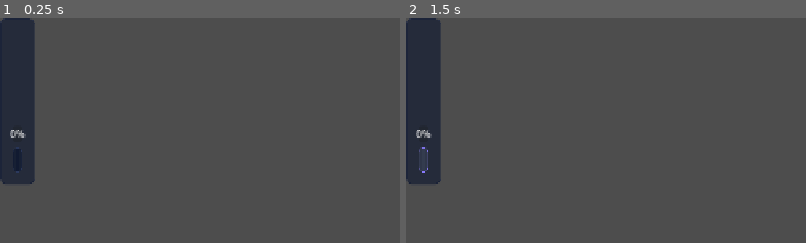
Above: before the commit, frames 1-2 (left to right).
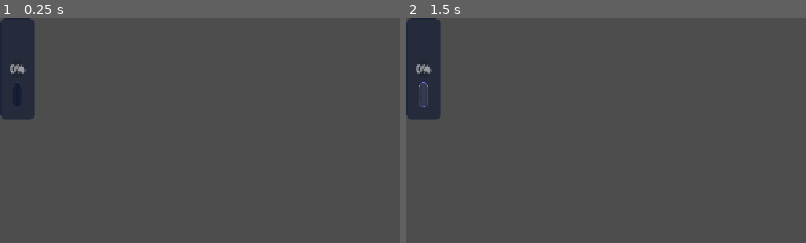
Above: after the commit, the same moments.

Repository: franciscoCapa27/Squared_2
Game: Godot game, scene res://scenes/ui/PassiveGeneratorCard.tscn
The game is run twice, just before and just after one commit, with the same random seed, the same clock (stepped at 60 frames per second) and the same inputs. This scene is started directly instead of the project's main scene.
Inputs (mouse positions are % of the whole screen's width and height, from its top left; square brackets give the same spot before the commit, where the layout moved):
- Up to frame 1 (0.25 s): no input
- Up to frame 2 (1.5 s): click (2, 17) [2, 32] at 0.5 s; click (2, 17) [2, 32] at 1.25 s
The pictures show only the part of the screen within x 0-50%, y 0-50%; the shares and areas given below are measured in that part.

The runs differ from the first frame. In frame 1, 2.6% of the frame differs, in the area x 0-9%, y 20-74%; in frame 2, 2.6%.

Commit message:
feat(ui): compress passive generator cards (#174)
Keep live passive state, effect summaries, progress, costs, and upgrade behavior while removing the default history and mechanics wall.

Diff:
--- a/squared-2/scenes/ui/PassiveGeneratorCard.tscn
+++ b/squared-2/scenes/ui/PassiveGeneratorCard.tscn
@@ -24,11 +24,10 @@
 layout_mode = 2
 clip_text = true
 
-[node name="StatusLabel" type="RichTextLabel" parent="CardMargin/CardVBox" unique_id=349251385]
+[node name="StatusLabel" type="Label" parent="CardMargin/CardVBox" unique_id=349251385]
 unique_name_in_owner = true
-custom_minimum_size = Vector2(0, 120)
 layout_mode = 2
-bbcode_enabled = true
+autowrap_mode = 3
 
 [node name="ProgressBar" type="ProgressBar" parent="CardMargin/CardVBox" unique_id=1214539390]
 unique_name_in_owner = true
--- a/squared-2/scripts/ui/passive_generator_card.gd
+++ b/squared-2/scripts/ui/passive_generator_card.gd
@@ -4,7 +4,7 @@
 signal upgrade_requested(generator_id: String)
 
 @onready var title_label: Label = %TitleLabel
-@onready var status_label: RichTextLabel = %StatusLabel
+@onready var status_label: Label = %StatusLabel
 @onready var progress_bar: ProgressBar = %ProgressBar
 @onready var upgrade_button: Button = %UpgradeButton
 
@@ -21,7 +21,7 @@
 	add_theme_stylebox_override("panel", ThemeSystem.make_card_style())
 
 	ThemeTextHelper.apply_primary_label(title_label)
-	ThemeTextHelper.apply_detail_rich_text(status_label)
+	ThemeTextHelper.apply_body_label(status_label)
 	ThemeButtonHelper.apply_button_theme(upgrade_button)
 
 
@@ -44,10 +44,21 @@
 	title_label.text = generator_instance.get_display_name()
 
 	if not generator_instance.is_unlocked:
-		status_label.text = "Locked."
+		status_label.text = "Locked"
 		progress_bar.visible = false
 		upgrade_button.visible = false
 		return
+
+	var is_active: bool = generator_instance.is_active()
+	var activity_state: String = "Active" if is_active else "Inactive"
+	var effect_prefix: String = "" if is_active else "When active: "
+	status_label.text = "Level %s / %s · %s\n%s%s" % [
+		generator_instance.level,
+		generator_instance.get_max_level(),
+		activity_state,
+		effect_prefix,
+		_get_effect_summary(generator_instance)
+	]
 
 	upgrade_button.visible = true
 	upgrade_button.disabled = upgrade_request_pending or not PassiveSystem.can_upgrade_generator(generator_id)
@@ -65,48 +76,21 @@
 		NumberFormatter.cost(float(generator_instance.get_next_level_cost()))
 	]
 
-	if not generator_instance.is_active():
+	if not is_active:
+		progress_bar.value = 0.0
 		progress_bar.visible = false
-		status_label.text = (
-			"Unlocked, inactive this run.\n\n"
-			+ "Level: 0 / %s\n" % generator_instance.get_max_level()
-			+ "Buy Level 1 to start passive generation.\n\n"
-			+ "Level 1:\n"
-			+ "- Interval: %s\n" % NumberFormatter.seconds(generator_instance.definition.base_interval_seconds)
-			+ "- Extraction: %s\n\n" % NumberFormatter.percent(generator_instance.definition.base_extraction_rate)
-			+ "Run levels persist after buying a Trait."
-		)
 		return
 
 	progress_bar.visible = true
 	progress_bar.value = generator_instance.get_progress_ratio()
 
-	var last_pulse_text: String = "None"
 
-	if generator_instance.last_target_square_id != "":
-		last_pulse_text = "+%s Squares from %s" % [
-			NumberFormatter.amount(generator_instance.last_payout),
-			generator_instance.last_target_square_id
-		]
-
-	var next_level_text: String = "Max level reached"
-
-	if generator_instance.level < generator_instance.get_max_level():
-		next_level_text = "Next Level Cost: %s Squares" % NumberFormatter.cost(float(generator_instance.get_next_level_cost()))
-
-	status_label.text = (
-		"Level: %s / %s\n\n" % [
-			generator_instance.level,
-			generator_instance.get_max_level()
-		]
-		+ "- Interval: %s\n" % NumberFormatter.seconds(generator_instance.definition.base_interval_seconds)
-		+ "- Extraction: %s\n\n" % NumberFormatter.percent(generator_instance.definition.base_extraction_rate)
-		+ "Targeting: %s\n\n" % _get_targeting_text(generator_instance)
-		+ "Last Pulse: %s\n" % last_pulse_text
-		+ "Lifetime Pulses This Run: %s\n" % NumberFormatter.integer_amount(generator_instance.lifetime_pulses)
-		+ "Squares This Run: %s\n\n" % NumberFormatter.amount(generator_instance.lifetime_squares_generated)
-		+ next_level_text
-	)
+func _get_effect_summary(generator_instance: PassiveGeneratorInstance) -> String:
+	return "Lightly clicks %s every %s at %s strength." % [
+		_get_targeting_text(generator_instance),
+		NumberFormatter.seconds(generator_instance.get_current_interval_seconds()),
+		NumberFormatter.percent(generator_instance.get_current_extraction_rate())
+	]
 
 func _get_targeting_text(generator_instance: PassiveGeneratorInstance) -> String:
 	if generator_instance == null or generator_instance.definition == null:
@@ -114,15 +98,15 @@
 
 	match generator_instance.definition.targeting_mode:
 		PassiveGeneratorDefinition.TargetingMode.RANDOM_SQUARE:
-			return "Random square"
+			return "one random square"
 		PassiveGeneratorDefinition.TargetingMode.HIGHEST_PAYOUT:
-			return "Highest payout"
+			return "the highest-payout square"
 		PassiveGeneratorDefinition.TargetingMode.LOWEST_RESPAWN:
-			return "Lowest respawn"
+			return "the square with the shortest respawn"
 		PassiveGeneratorDefinition.TargetingMode.SELECTED_SQUARE:
-			return "Selected square"
+			return "the selected square"
 		_:
-			return "Unknown"
+			return "one square"
 
 func _on_upgrade_button_pressed() -> void:
 	if generator_id == "" or upgrade_request_pending:
